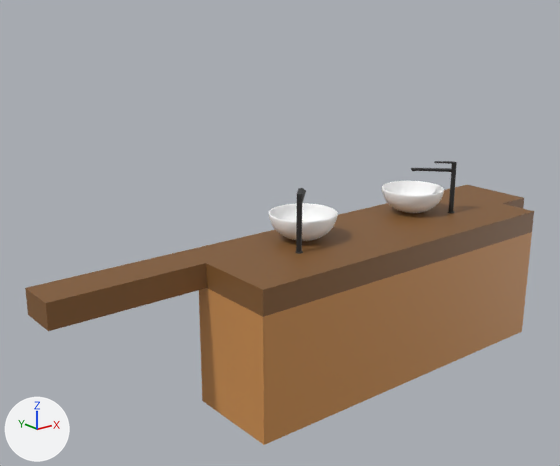
The FBX model LosArcosVisualization/Assets/01_Maya/CommodeBath01.fbx as it was, and as the next commit left it.
Rendered twice from a 50 mm lens placed at (-7.77, -2.44, 2.55), pointed at (-5.62, 0.25, 1.47). Every picture has the same lights, and +X, +Y and +Z are marked at lower left. Where no turn or scale is listed for an object, it has been applied to the vertices.

In view in the first picture: 'BottomBath01', 'LavaboRedondoLBath01', 'LavaboRedondoRBath01', 'TopBath01'.
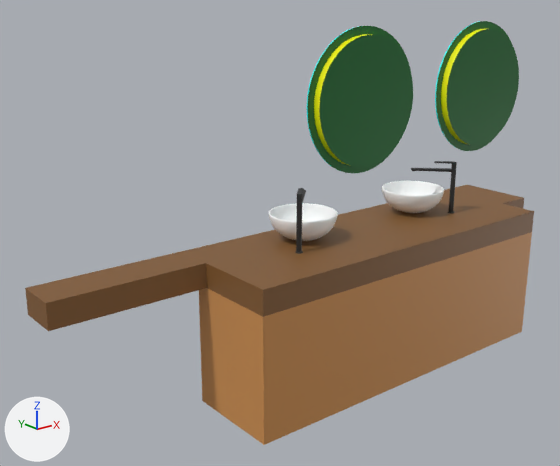
The change, as a diff of the scene's bpy script:
```diff
--- a/LosArcosVisualization/Assets/01_Maya/CommodeBath01.fbx.py
+++ b/LosArcosVisualization/Assets/01_Maya/CommodeBath01.fbx.py
@@ mat_mirrorback @@
+mat_mirrorback = principled_material('MirrorBack')
+mat_mirrorback.base_color = (0.0, 0.141, 0.0187)  # dark green #006925
@@ mat_mirrorcolor @@
+mat_mirrorcolor = principled_material('MirrorColor')
+mat_mirrorcolor.base_color = (0.0, 1.0, 1.0)  # cyan #00ffff
@@ mat_mirrorlightcolor @@
+mat_mirrorlightcolor = principled_material('MirrorLightColor')
+mat_mirrorlightcolor.base_color = (0.907, 1.0, 0.0)  # yellow #f4ff00
@@ me_mesh_006_1 @@
+me_mesh_006_1.from_pydata(...)  # 202 vertices, 152 faces; spans x -0.3..0.3, y -0.035..0.003, z -0.299..0.299
+# faces by material slot: [51, 51, 50]
+me_mesh_006_1.materials.append(mat_mirrorcolor)  # cyan #00ffff
+me_mesh_006_1.materials.append(mat_mirrorback)  # dark green #006925
+me_mesh_006_1.materials.append(mat_mirrorlightcolor)  # yellow #f4ff00
@@ ob_mirrorroundlbath01 @@
+ob_mirrorroundlbath01 = bpy.data.objects.new('MirrorRoundLBath01', me_mesh_006_1)
+ob_mirrorroundlbath01.location = (-4.75, -0.146, 2.112)
@@ ob_mirrorroundrbath01 @@
+ob_mirrorroundrbath01 = bpy.data.objects.new('MirrorRoundRBath01', me_mesh_006_1.copy())
+ob_mirrorroundrbath01.location = (-5.504, -0.146, 2.112)
```

Where the change shows, as pixel boxes [x1, y1, x2, y2] in the pictures (560 x 466 px):
'MirrorRoundRBath01', added (green)
    after: [307, 26, 413, 173]
    faces in mat_mirrorback (dark green #006925): [307, 26, 413, 173]
    faces in mat_mirrorlightcolor (yellow #f4ff00): [314, 34, 373, 166]
'MirrorRoundLBath01', added (green)
    after: [435, 21, 519, 151]
    faces in mat_mirrorback (dark green #006925): [436, 21, 519, 151]
    faces in mat_mirrorlightcolor (yellow #f4ff00): [441, 29, 485, 145]
